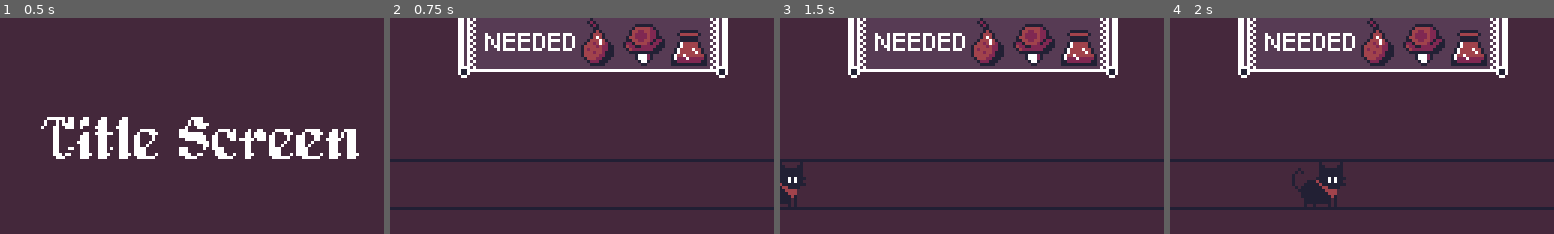
Above: before the commit, frames 1-4 (left to right).
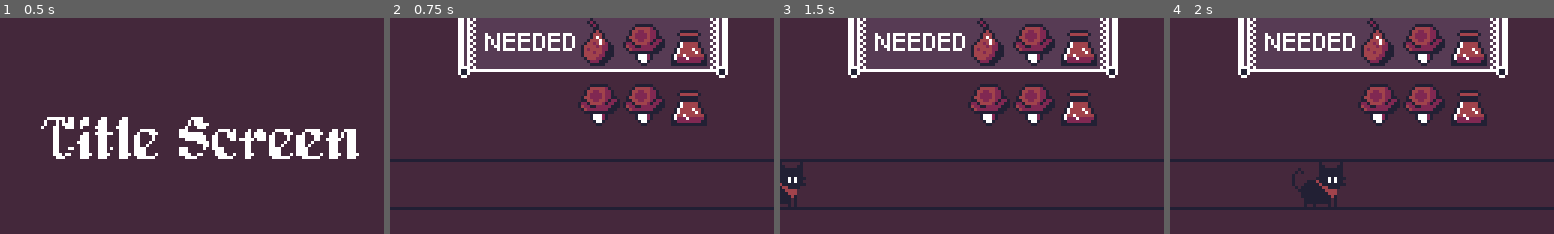
Above: after the commit, the same moments.

Repository: Bazooh/BlackCatJam
Game: Godot game, scene res://ui/menu.tscn
The game is run twice, just before and just after one commit, with the same random seed, the same clock (stepped at 60 frames per second) and the same inputs.
Inputs:
- Up to frame 1 (0.5 s): no input
- Up to frame 2 (0.75 s): click "Start" at 0.5 s
- Up to frame 3 (1.5 s): hold Right (right) from 1.28 s (still down)
- Up to frame 4 (2 s): keep holding Right (right)
The pictures show only the part of the screen within x 24-74%, y 0-50%; the shares and areas given below are measured in that part.

Frame 1 is identical in both runs. In frame 2, 3.9% of the frame differs, in the area x 48-83%, y 30-50%; in frame 3, 3.9%; in frame 4, 3.9%.

Commit message:
next ingredients

Diff:
--- a/entities/witch.gd
+++ b/entities/witch.gd
@@ -1,24 +1,25 @@
 class_name Witch extends Area2D
 
-signal on_recipe_update(recipe, collected)
-signal on_lives_update(lives)
+signal on_recipe_update(recipe: Array[Ingredient.Type], collected: Array[bool], next_recipe: Array[Ingredient.Type])
+signal on_lives_update(lives: int)
 signal on_game_over()
 
-@export var speed : float = 100
+@export var speed: float = 100.0
 
-@export var max_lives := 3
+@export var max_lives: int = 3
 var ingredients_scene := {}
-var ingredient_types : Array[Ingredient.Type]
-var recipe : Array[Ingredient.Type] = []
+var ingredient_types: Array[Ingredient.Type]
+var recipe: Array[Ingredient.Type] = []
+var next_recipe: Array[Ingredient.Type] = []
 
-var lives = 3
-var collected : Array[bool] = []
+var lives: int = 3
+var collected: Array[bool] = []
 
-const size : float = 30
-const edge_x : float = 256
+const size: float = 30.0
+const edge_x: float = 256.0
 
-var min_x : float
-var max_x : float
+const min_x: float = size / 2
+const max_x: float = edge_x - size / 2
 
 
 func init_ingredients():
@@ -32,25 +33,33 @@
 
 
 func _ready():
-	min_x = size / 2
-	max_x = edge_x - size / 2
+	init_ingredients()
+	next_recipe = create_recipe()
+	update_recipe()
+	on_lives_update.emit(lives)
 
-	init_ingredients()
-	create_recipe()
-	on_lives_update.emit(lives)
 
 func _process(delta):
 	var input : int = (int(Input.is_action_pressed("right")) - int(Input.is_action_pressed("left")))
 	position.x += speed * delta * input
 	position.x = clamp(position.x, min_x, max_x)
 
-func create_recipe():
-	recipe = []
+
+func create_recipe() -> Array[Ingredient.Type]:
+	var _recipe: Array[Ingredient.Type] = []
 	for i in range(3):
 		var random_ingredient: Ingredient.Type = ingredient_types.pick_random()
-		recipe.append(random_ingredient)
+		_recipe.append(random_ingredient)
+	return _recipe
+
+
+func update_recipe():
+	recipe = next_recipe
+	next_recipe = create_recipe()
 	collected = [false, false, false]
-	on_recipe_update.emit(recipe, collected)
+	print("Recipe: ", recipe, " Next Recipe: ", next_recipe)
+
+	on_recipe_update.emit(recipe, collected, next_recipe)
 
 
 func collect_ingredient(type: Ingredient.Type):
@@ -71,10 +80,10 @@
 func check_potion():
 	for check in collected:
 		if not check:
-			on_recipe_update.emit(recipe, collected)
+			on_recipe_update.emit(recipe, collected, next_recipe)
 			return
 
-	create_recipe()
+	update_recipe()
 
 
 func lose_life():
--- a/level/level.tscn
+++ b/level/level.tscn
@@ -25,7 +25,6 @@
 [node name="Platforms" type="Node2D" parent="." node_paths=PackedStringArray("witch")]
 script = ExtResource("4_dyxyi")
 platform_density = 0.6
-ingredient_density = 0.9
 grid_y_offset = 48
 witch = NodePath("../Witch")
 
--- a/ui/recipe.gd
+++ b/ui/recipe.gd
@@ -1,28 +1,46 @@
 class_name Recipe extends TextureRect
 
+
 @onready var ingredientBox: HBoxContainer = $Ingredients
+@onready var nextIngredientBox: HBoxContainer = $NextIngredients
 
 var ingredients: Array[TextureRect] = []
+var next_ingredients: Array[TextureRect] = []
+
 
 func _ready():
 	for child in ingredientBox.get_children():
 		if child is TextureRect:
 			ingredients.append(child as TextureRect)
 
-func update_ui(recipe: Array[Ingredient.Type], collected: Array[bool]):
+	for child in nextIngredientBox.get_children():
+		if child is TextureRect:
+			next_ingredients.append(child as TextureRect)
+
+	print(ingredients == next_ingredients)
+
+
+func update_ui(recipe: Array[Ingredient.Type], collected: Array[bool], next_recipe: Array[Ingredient.Type]):
 	if not is_node_ready():
 		await ready
 
 	if not recipe:
 		return
+
 	for i in range(ingredients.size()):
-		var tex = ingredients[i].texture as AtlasTexture
+		var recipe_texture = ingredients[i].texture as AtlasTexture
 		if i < recipe.size():
-			tex.region.position.y = tex.region.size.y * int(recipe[i])
+			recipe_texture.region.position.y = recipe_texture.region.size.y * int(recipe[i])
 			if collected[i]:
-				tex.region.position.x = tex.region.size.x
+				recipe_texture.region.position.x = recipe_texture.region.size.x
 			else:
-				tex.region.position.x = 0
+				recipe_texture.region.position.x = 0
 
-func _on_witch_on_recipe_update(recipe: Array[Ingredient.Type], collected: Array[bool]):
-	update_ui(recipe, collected)
+		var next_recipe_texture = next_ingredients[i].texture as AtlasTexture
+		if i < next_recipe.size():
+			next_recipe_texture.region.position.y = next_recipe_texture.region.size.y * int(next_recipe[i])
+			next_recipe_texture.region.position.x = 0
+
+
+func _on_witch_on_recipe_update(recipe: Array[Ingredient.Type], collected: Array[bool], next_recipe: Array[Ingredient.Type]):
+	update_ui(recipe, collected, next_recipe)
--- a/ui/recipe.tscn
+++ b/ui/recipe.tscn
@@ -15,6 +15,18 @@
 [sub_resource type="AtlasTexture" id="AtlasTexture_4yo3m"]
 atlas = ExtResource("2_3idwu")
 region = Rect2(0, 0, 16, 16)
+
+[sub_resource type="AtlasTexture" id="AtlasTexture_friv4"]
+atlas = ExtResource("2_3idwu")
+region = Rect2(2.08165e-12, 2.08165e-12, 16, 16)
+
+[sub_resource type="AtlasTexture" id="AtlasTexture_3i3ii"]
+atlas = ExtResource("2_3idwu")
+region = Rect2(2.08165e-12, 2.08165e-12, 16, 16)
+
+[sub_resource type="AtlasTexture" id="AtlasTexture_r4o4e"]
+atlas = ExtResource("2_3idwu")
+region = Rect2(2.08165e-12, 2.08165e-12, 16, 16)
 
 [node name="Recipe" type="TextureRect"]
 anchors_preset = 5
@@ -50,3 +62,27 @@
 layout_mode = 2
 texture = SubResource("AtlasTexture_4yo3m")
 stretch_mode = 2
+
+[node name="NextIngredients" type="HBoxContainer" parent="."]
+layout_direction = 2
+layout_mode = 0
+offset_left = 39.0
+offset_top = 20.0
+offset_right = 85.0
+offset_bottom = 37.0
+theme_override_constants/separation = -1
+
+[node name="Ingredient1" type="TextureRect" parent="NextIngredients"]
+layout_mode = 2
+texture = SubResource("AtlasTexture_friv4")
+stretch_mode = 2
+
+[node name="Ingredient2" type="TextureRect" parent="NextIngredients"]
+layout_mode = 2
+texture = SubResource("AtlasTexture_3i3ii")
+stretch_mode = 2
+
+[node name="Ingredient3" type="TextureRect" parent="NextIngredients"]
+layout_mode = 2
+texture = SubResource("AtlasTexture_r4o4e")
+stretch_mode = 2
Not shown: 1 places in level/level.tscn that only renumber resources
Not shown: 1 places in ui/game_over.tscn that only renumber resources
Not shown: 1 places in ui/lives.tscn that only renumber resources
Not shown: 1 places in ui/recipe.tscn that only renumber resources
